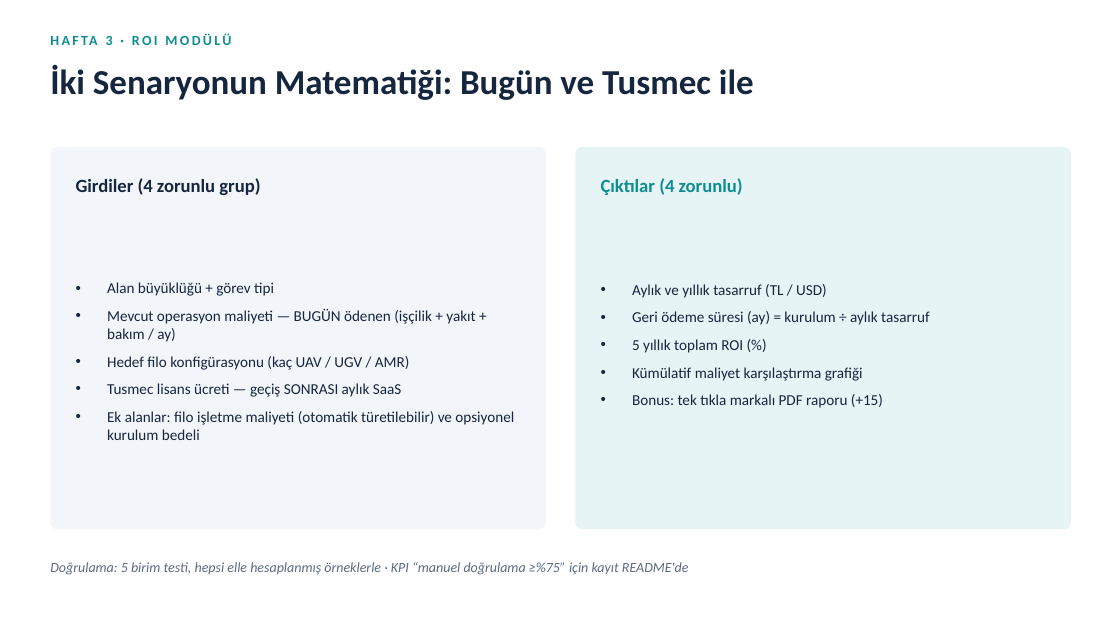
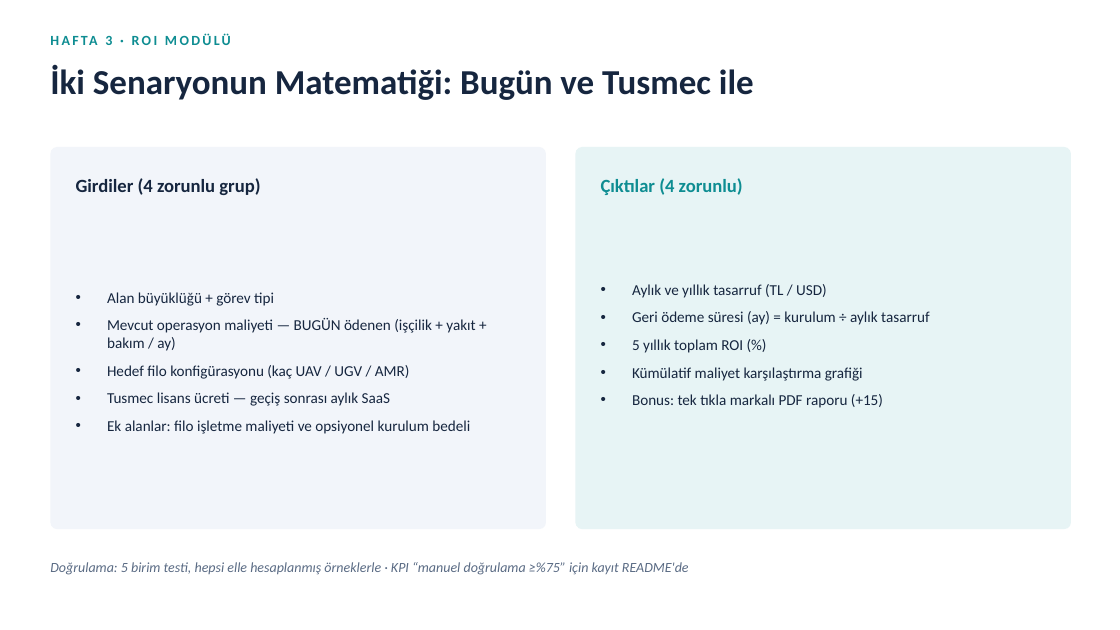
Before and after one commit to afeyzaayus/swarm-roi-dashboard, a slide deck: slide 11 of Final_Sunum.pptx. Drawn at 1120x630 pixels with LibreOffice and Linux fonts; fonts in the diff are those of the drawing. Boxes give left, top, right and bottom in pixels: in the first picture for what was removed or moved away, otherwise in the second. Text is boxed around its words. In the diff, an @@ line names an element or a change of style, - is before the commit and + after.

```diff
--- a/Final_Sunum.pptx
+++ b/Final_Sunum.pptx
@@ text at (x1=107, y1=392, x2=470, y2=434): text changed @@
-• Tusmec lisans ücreti — geçiş SONRASI aylık SaaS
-• Ek alanlar: filo işletme maliyeti (otomatik türetilebilir) ve opsiyonel kurulum bedeli
+• Tusmec lisans ücreti — geçiş sonrası aylık SaaS
+• Ek alanlar: filo işletme maliyeti ve opsiyonel kurulum bedeli
```
Also in this commit, not shown: 12 other slides changed, 1 slide removed, 7 other files.
